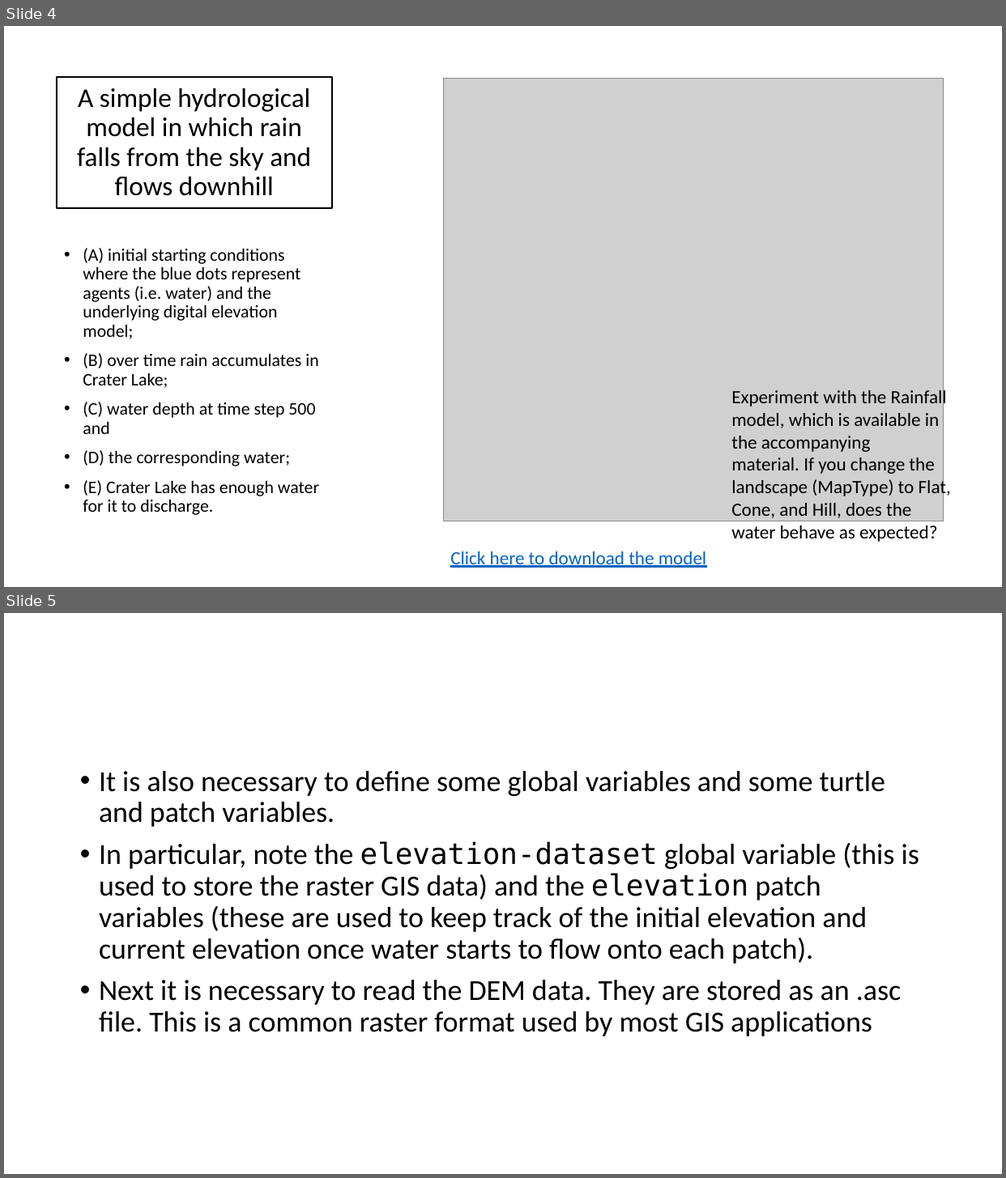
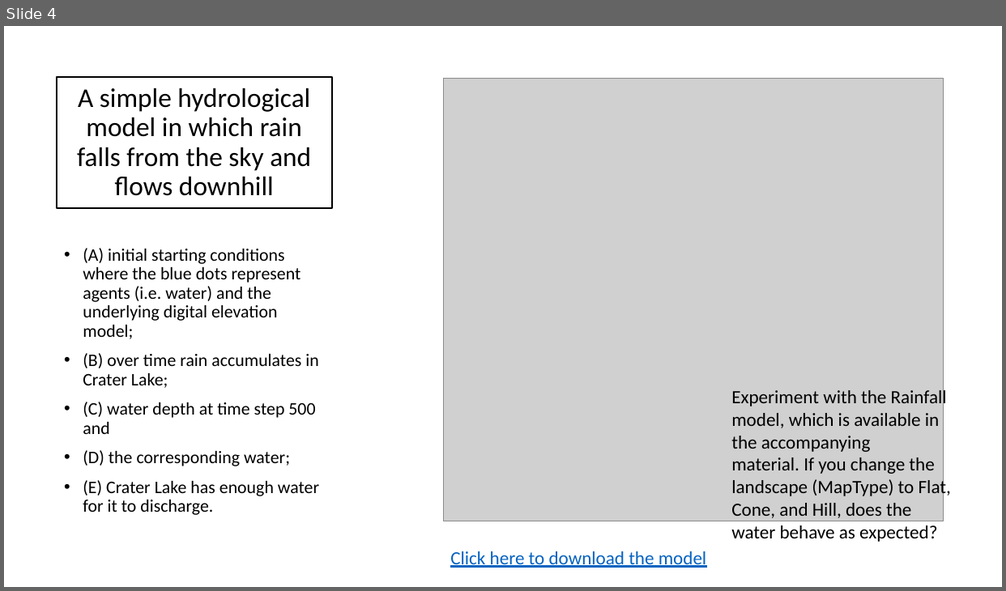
Before and after one commit to abmgis/abmgis, a slide deck: Chapter06-IntegratingABMandGIS/Chapter6_Tutorial.pptx. Shown one above the other, each under a label of ours: slides 4 and 5 before the commit, slide 4 after it. The pictures are 1006x1178 and 1006x591 pixels, drawn with LibreOffice and Linux fonts; fonts in the diff are those of the drawing; grey boxes stand for pictures. Boxes give left, top, right and bottom in pixels: in the first picture for what was removed or moved away, otherwise in the second. Text is boxed around its words. In the diff, an @@ line names an element or a change of style, - is before the commit and + after.

```diff
--- a/Chapter06-IntegratingABMandGIS/Chapter6_Tutorial.pptx
+++ b/Chapter06-IntegratingABMandGIS/Chapter6_Tutorial.pptx
@@ slide 5 removed at [4,613,1002,1174], background #FFFFFF @@
@@ text removed at [99,771,919,1037] @@
-• It is also necessary to define some global variables and some turtle and patch variables.
-• In particular, note the elevation-dataset global variable (this is used to store the raster GIS data) and the elevation patch variables (these are used to keep track of the initial elevation and current elevation once water starts to flow onto each patch).
-• Next it is necessary to read the DEM data. They are stored as an .asc file. This is a common raster format used by most GIS applications
```
Also in this commit, not shown: 1 slide added, 5 other slides removed, 2 other files.
